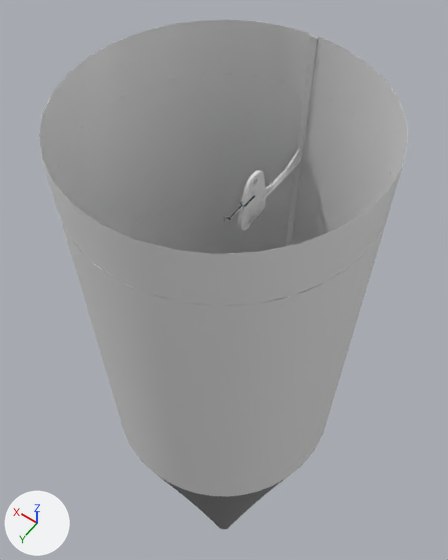
The FBX model LabyrinthExplorer/export/WindTunnel.FBX as it was, and as the next commit left it.
Both versions are drawn from a 50 mm camera at (-523.0, 757.0, 960.0) aimed at (189.0, -240.0, -607.0). The axes (+X, +Y, +Z) are drawn at lower left. The lights are the same throughout. Where no turn or scale is listed for an object, it has been applied to the vertices.

Objects in the first picture: 'mainbuilding', 'wallbox', 'walls', 'walls01', 'walls02', 'walls03', 'walls04', 'walls05', 'walls06', 'walls08', 'walls14'.
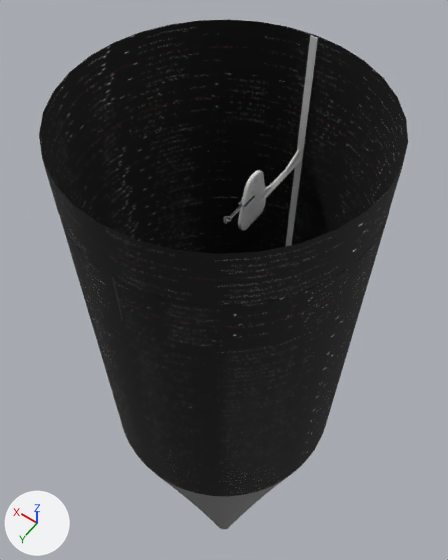
The change in detail:
Picture '3lightbesbwalls.jpg' (img_3lightbesbwalls_jpg) is new.
Picture 'bespin-white.jpg' (img_bespin_white_jpg) is new.
Material 'Material #101' (mat_material__101) is new.
Its texture is img_3lightbesbwalls_jpg.
Its roughness is 0.859.
Material 'Material #96' (mat_material__96) is new.
Its texture is img_3lightbesbwalls_jpg.
Its roughness is 0.859.
Material 'Material #100' (mat_material__100) is new.
Its texture is img_3lightbesbwalls_jpg.
Its roughness is 0.859.
Material 'Material #88' (mat_material__88) is new.
Its texture is img_3lightbesbwalls_jpg.
Its roughness is 0.859.
Material 'Material #99' (mat_material__99) is new.
Its texture is img_3lightbesbwalls_jpg.
Its roughness is 0.859.
Material 'Material #103' (mat_material__103) is new.
Its texture is img_3lightbesbwalls_jpg.
Its roughness is 0.859.
Material 'Material #89' (mat_material__89) is new.
Its texture is img_bespin_white_jpg.
Its roughness is 0.859.
Material 'Material #102' (mat_material__102) is new.
Its texture is img_3lightbesbwalls_jpg.
Its roughness is 0.859.
me_mesh_038 has 192 vertices, 384 faces and spans x -318.0..318.0, y -318.0..318.0, z 0.0..127.0.
me_mesh_038 now uses material mat_material__89 (picture img_bespin_white_jpg).
me_mesh_113 has 192 vertices, 384 faces and spans x -318.0..318.0, y -318.0..318.0, z 0.0..127.0.
me_mesh_113 now uses material mat_material__101 (picture img_3lightbesbwalls_jpg).
me_mesh_028 has 192 vertices, 384 faces and spans x -318.0..318.0, y -318.0..318.0, z 0.0..127.0.
me_mesh_028 now uses material mat_material__100 (picture img_3lightbesbwalls_jpg).
me_mesh_115 has 192 vertices, 384 faces and spans x -318.0..318.0, y -318.0..318.0, z 0.0..127.0.
me_mesh_115 now uses material mat_material__102 (picture img_3lightbesbwalls_jpg).
me_mesh_114 has 192 vertices, 384 faces and spans x -318.0..318.0, y -318.0..318.0, z 0.0..127.0.
me_mesh_114 now uses material mat_material__103 (picture img_3lightbesbwalls_jpg).
me_mesh_004 has 192 vertices, 384 faces and spans x -318.0..318.0, y -318.0..318.0, z 0.0..127.0.
me_mesh_004 now uses material mat_material__99 (picture img_3lightbesbwalls_jpg).
me_mesh_039 has 128 vertices, 256 faces and spans x -318.0..318.0, y -318.0..318.0, z 0.0..127.0.
me_mesh_039 now uses material mat_material__88 (picture img_3lightbesbwalls_jpg).
me_mesh_001 has 192 vertices, 384 faces and spans x -318.0..318.0, y -318.0..318.0, z 0.0..127.0.
me_mesh_001 now uses material mat_material__96 (picture img_3lightbesbwalls_jpg).

What differs and where, as boxes [x1, y1, x2, y2] in the pictures (448 x 560 px):
'walls04', recoloured (grey to black)
    both: [39, 19, 408, 306]
'walls03', recoloured (grey to black)
    both: [56, 74, 391, 348]
'walls', recoloured (grey to black)
    both: [72, 120, 379, 383]
'walls01', recoloured (grey to black)
    both: [86, 161, 365, 413]
'walls02', recoloured (grey to black)
    both: [96, 197, 353, 438]
'walls05', recoloured (grey to black)
    both: [105, 229, 345, 460]
'walls08', recoloured (grey to black)
    both: [112, 289, 338, 480]
'walls06', recoloured (grey to black)
    both: [119, 298, 330, 497]
